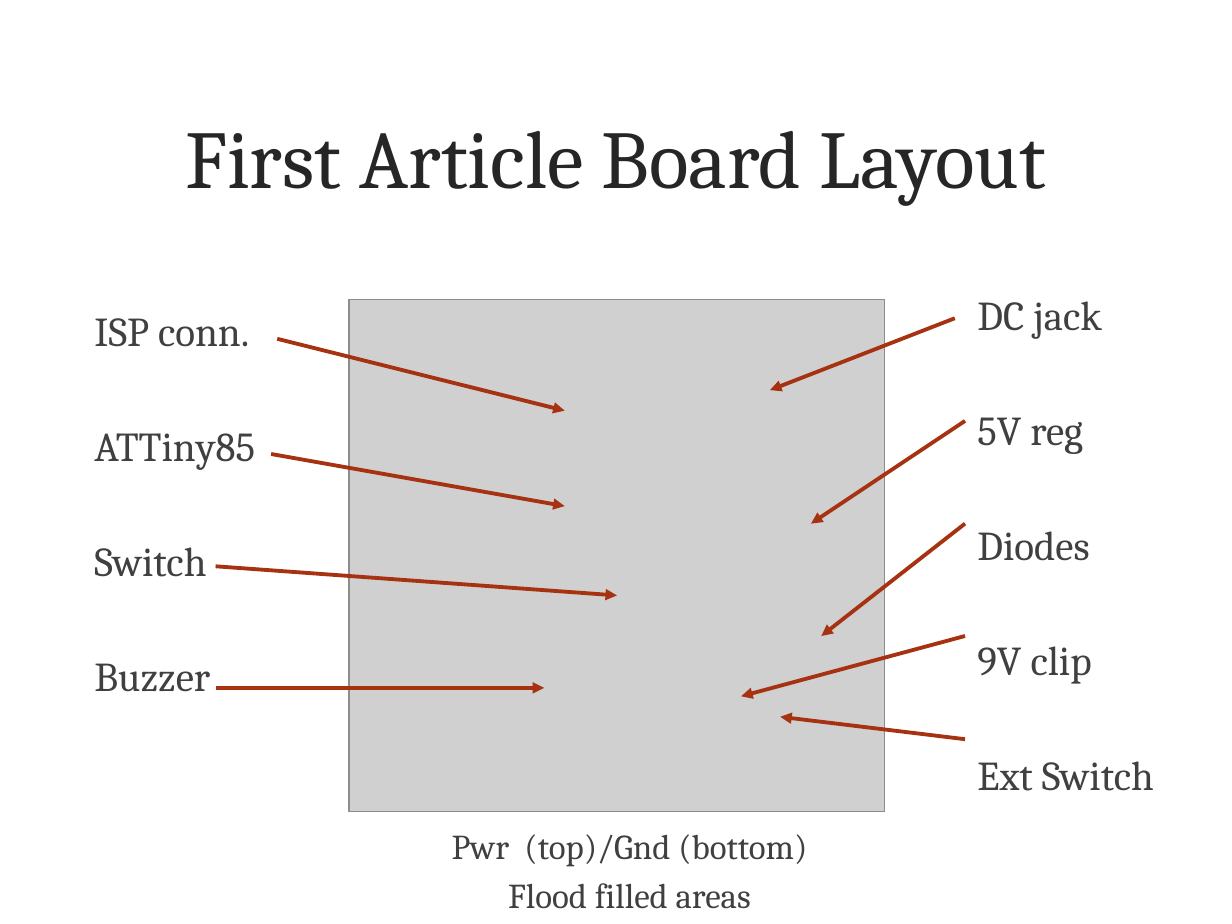
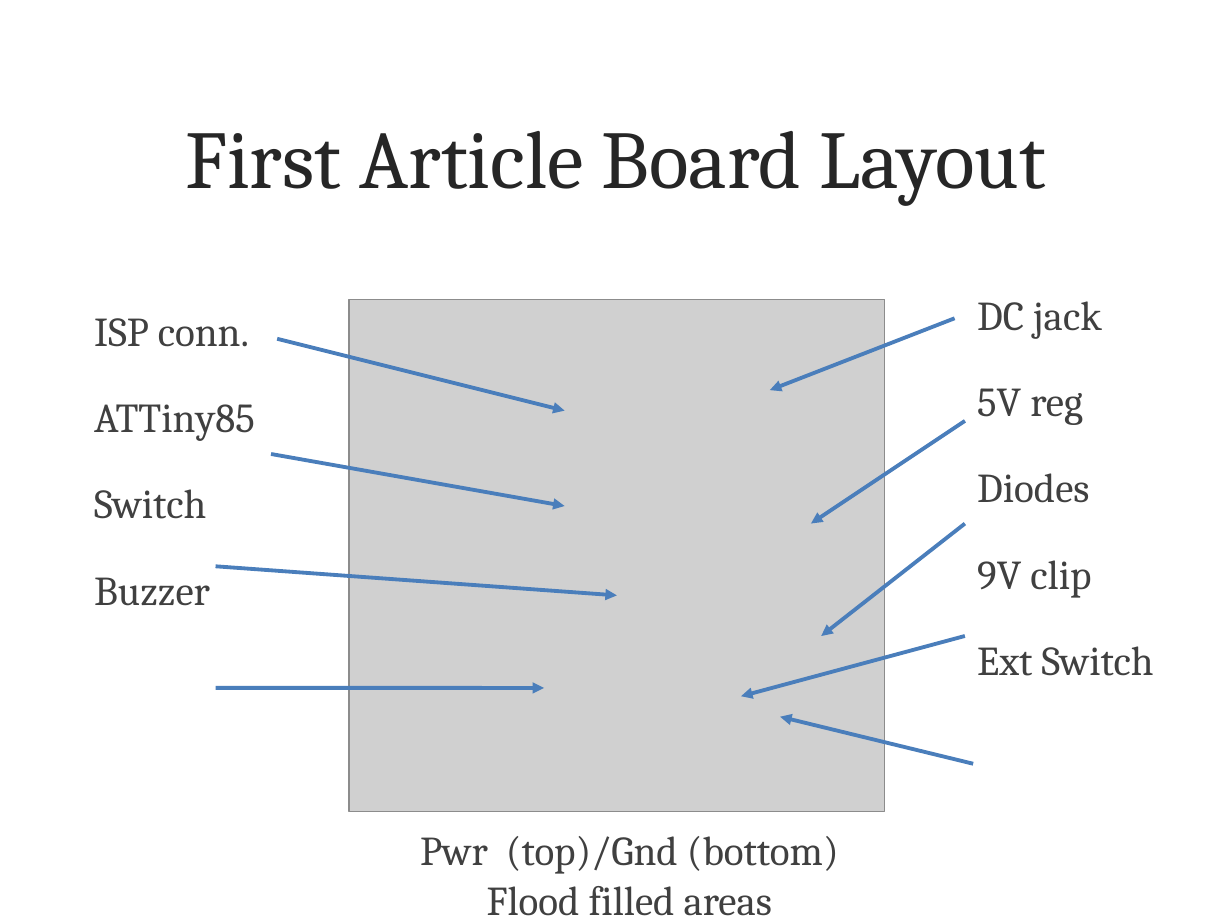
Before and after one commit to land-boards/lb-Arduino-Code, a slide deck: slide 22 of WakeUp/WakeUp_State/Wake Me Up.pptx. Drawn at 1232x924 pixels with LibreOffice and Linux fonts; fonts in the diff are those of the drawing; grey boxes stand for pictures; background and template pictures are left out. Boxes give left, top, right and bottom in pixels: in the first picture for what was removed or moved away, otherwise in the second. Text is boxed around its words. In the diff, an @@ line names an element or a change of style, - is before the commit and + after.

```diff
--- a/WakeUp/WakeUp_State/Wake Me Up.pptx
+++ b/WakeUp/WakeUp_State/Wake Me Up.pptx
@@ text "ISP conn." at [94,318,255,606]: less space between paragraphs @@
@@ text "DC jack" at [977,301,1154,676]: less space between paragraphs @@
@@ arrow (955, 318) - (770, 391): stroke #A63212 2.25 pt to #4B7EBC 2.24 pt @@
@@ arrow (277, 339) - (564, 410): stroke #A63212 2.25 pt to #4B7EBC 2.24 pt @@
@@ arrow (965, 421) - (811, 524): stroke #A63212 2.25 pt to #4B7EBC 2.24 pt @@
@@ arrow (271, 455) - (564, 506): stroke #A63212 2.25 pt to #4B7EBC 2.24 pt @@
@@ arrow (965, 524) - (822, 636): stroke #A63212 2.25 pt to #4B7EBC 2.24 pt @@
@@ arrow (216, 567) - (617, 595): stroke #A63212 2.25 pt to #4B7EBC 2.24 pt @@
@@ arrow (965, 636) - (742, 696): stroke #A63212 2.25 pt to #4B7EBC 2.24 pt @@
@@ arrow (216, 687) - (545, 687): stroke #A63212 2.25 pt to #4B7EBC 2.24 pt @@
@@ arrow moved from (965, 739) - (780, 717) to (973, 764) - (780, 717) @@
@@ arrow (973, 764) - (780, 717): stroke #A63212 2.25 pt to #4B7EBC 2.24 pt @@
@@ text "Pwr (top)/Gnd (bottom)" at [420,836,839,916]: size 20.4 to 24 pt; less space between paragraphs @@
```
Also in this commit, not shown: 23 other slides changed, 1 other file.
